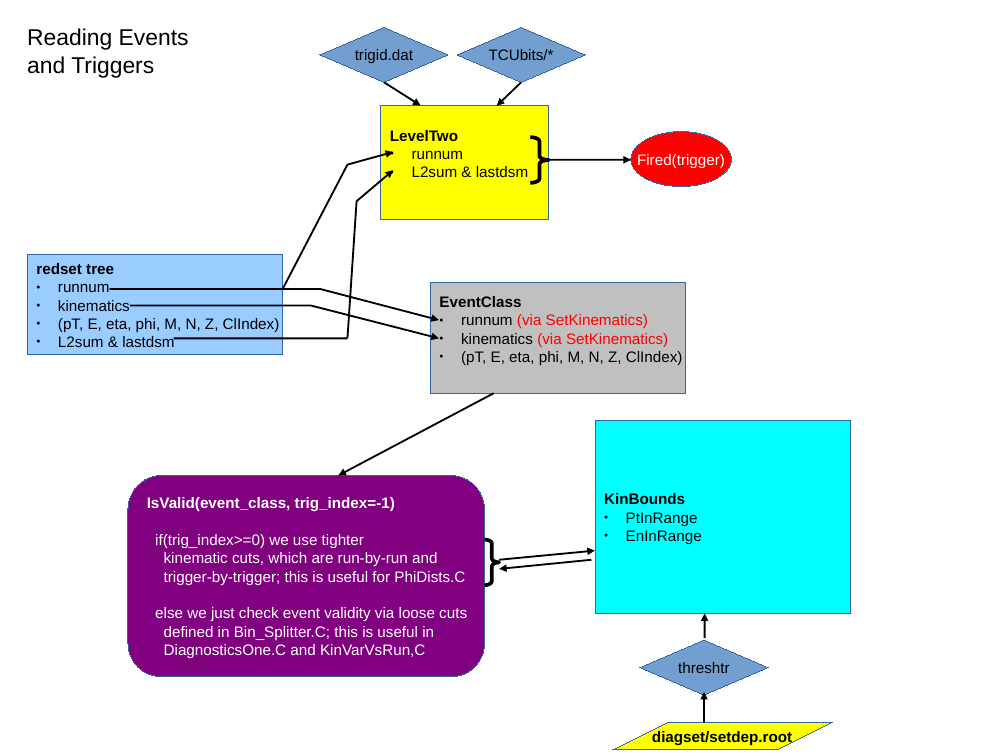
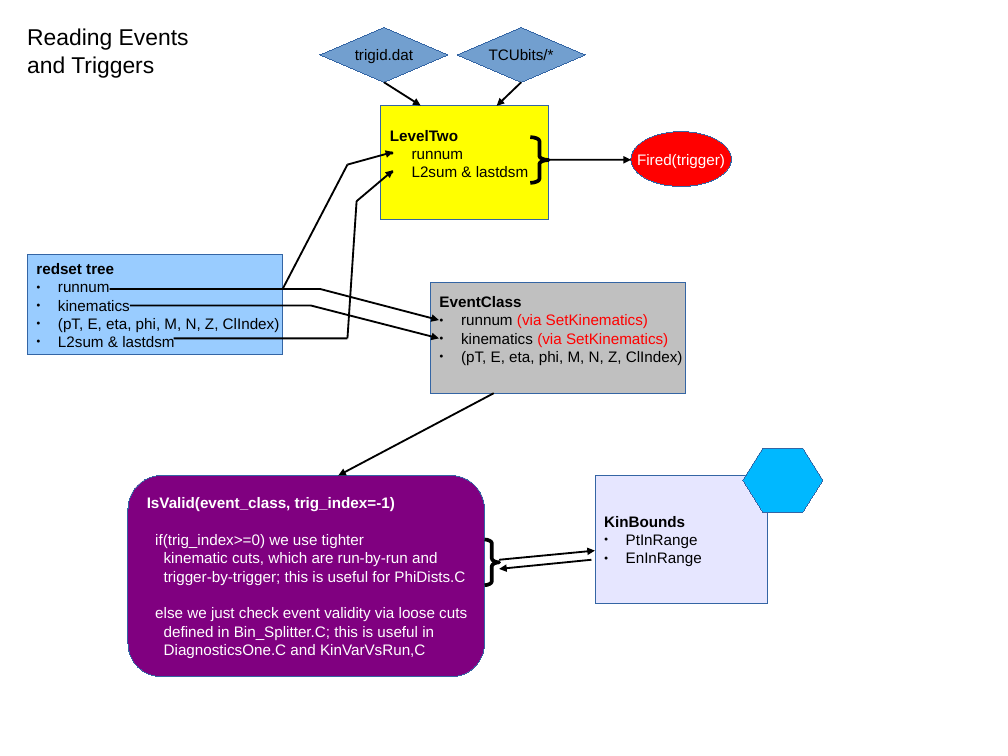
Before and after one commit to c-dilks/spinlong, a slide deck: slide 4 of doc_diagram.odp (slide 3 before the commit). Drawn at 1008x756 pixels with LibreOffice and Linux fonts; fonts in the diff are those of the drawing. Boxes give left, top, right and bottom in pixels: in the first picture for what was removed or moved away, otherwise in the second. Text is boxed around its words. In the diff, an @@ line names an element or a change of style, - is before the commit and + after.

```diff
--- a/doc_diagram.odp
+++ b/doc_diagram.odp
@@ hexagon added at bbox=[744, 448, 823, 512], fill #00B8FF, outline #3465A4 0 pt @@
@@ rectangle "KinBounds": place and size @@
-rectangle "KinBounds" at bbox=[595, 421, 851, 614]
+rectangle "KinBounds" at bbox=[595, 476, 768, 604]
@@ rectangle "KinBounds" at bbox=[595, 476, 768, 604]: fill #00FFFF to #E6E6FF @@
@@ arrow removed from (705, 638) to (705, 614) @@
@@ diamond removed at bbox=[640, 640, 768, 695] @@
-threshtr
@@ arrow removed from (704, 723) to (704, 692) @@
@@ parallelogram removed at bbox=[613, 723, 832, 750] @@
-diagset/setdep.root
```
Also in this commit, not shown: 2 other slides changed, 1 slide added, 1 other file.
